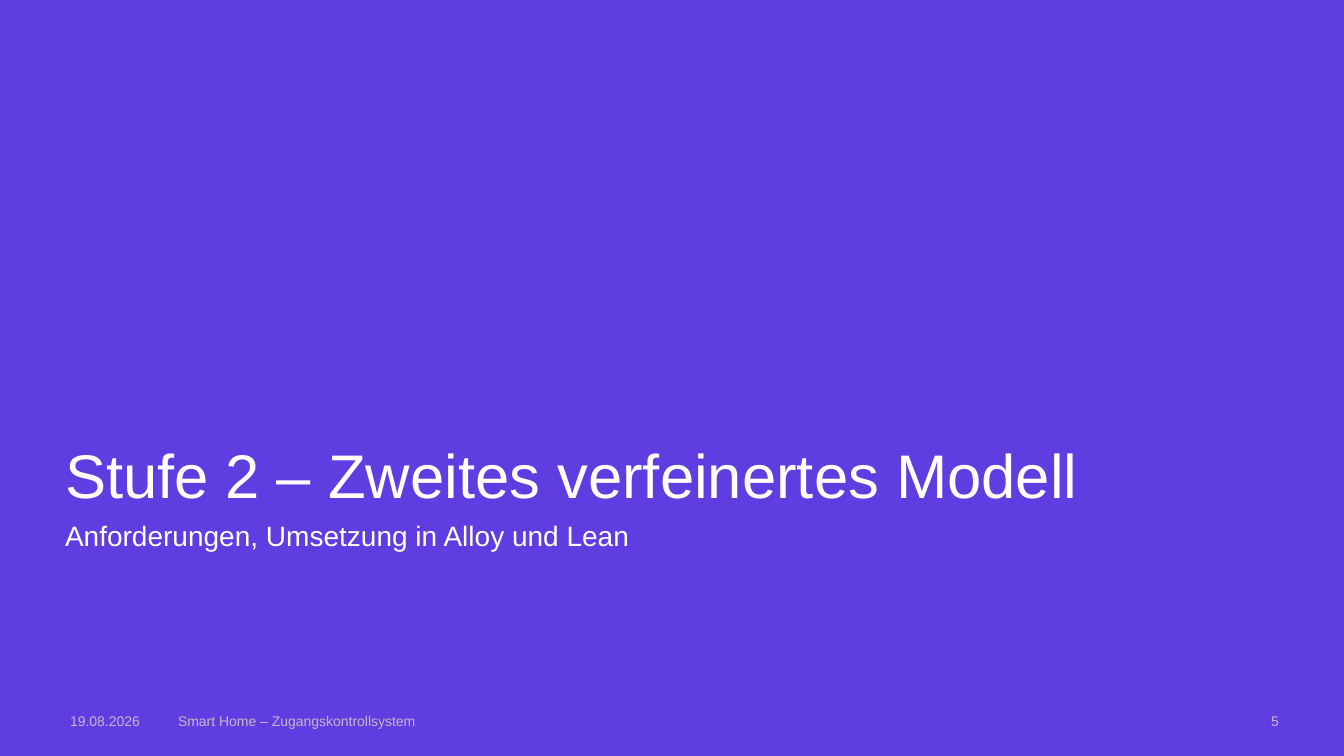
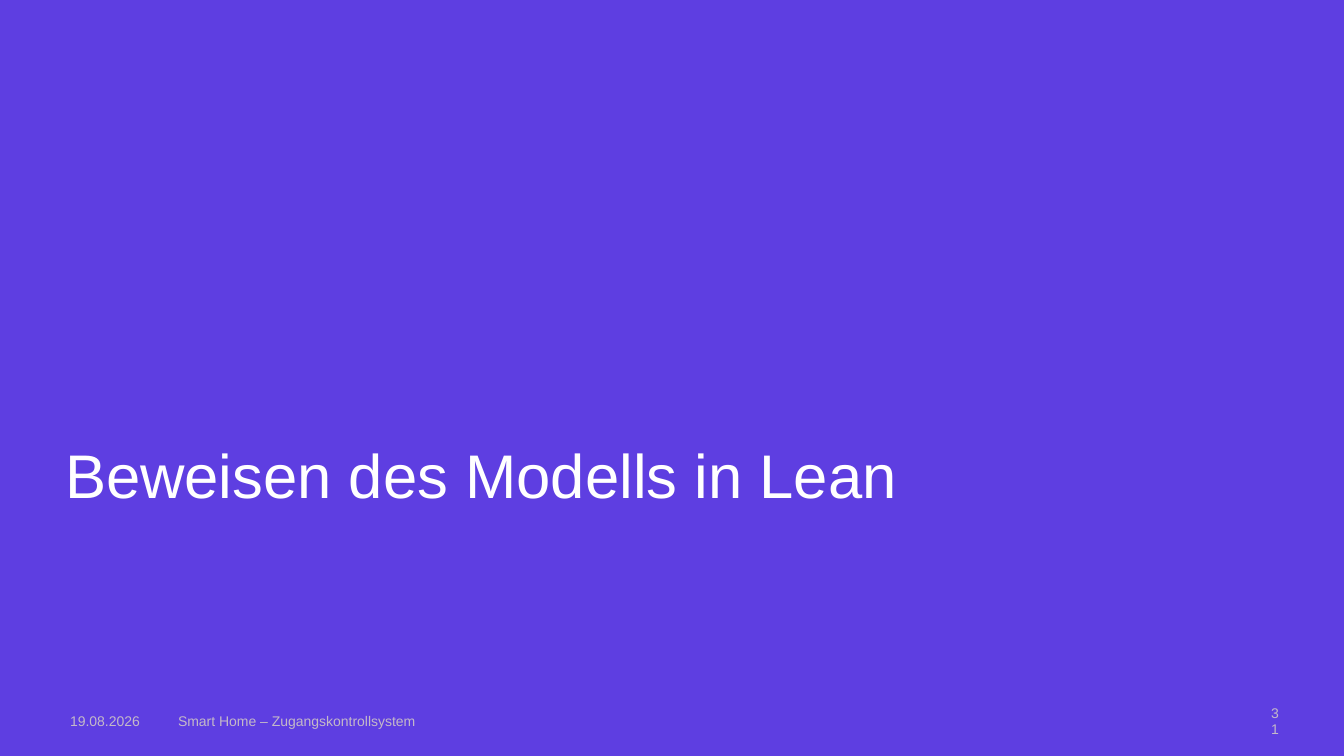
Before and after one commit to AnnaLiviaMartin/rs-smart-home, a slide deck: slide 31 of presentation/Smart_Home_Zugangskontrollsystem.pptx (slide 5 before the commit). Drawn at 1344x756 pixels with LibreOffice and Linux fonts; fonts in the diff are those of the drawing; background and template pictures are left out. Boxes give left, top, right and bottom in pixels: in the first picture for what was removed or moved away, otherwise in the second. Text is boxed around its words. In the diff, an @@ line names an element or a change of style, - is before the commit and + after.

Commit message:
chore: präsentation alloy

```diff
--- a/presentation/Smart_Home_Zugangskontrollsystem.pptx
+++ b/presentation/Smart_Home_Zugangskontrollsystem.pptx
@@ title at (x1=65, y1=453, x2=897, y2=499): text changed @@
-Stufe 2 – Zweites verfeinertes Modell
+Beweisen des Modells in Lean
@@ text removed at (x1=65, y1=525, x2=629, y2=551) @@
-Anforderungen, Umsetzung in Alloy und Lean
@@ page number at (x1=1271, y1=716, x2=1279, y2=726): text changed @@
-5
+31
```
Also in this commit, not shown: 6 other slides changed, 21 slides added, 2 other files.
